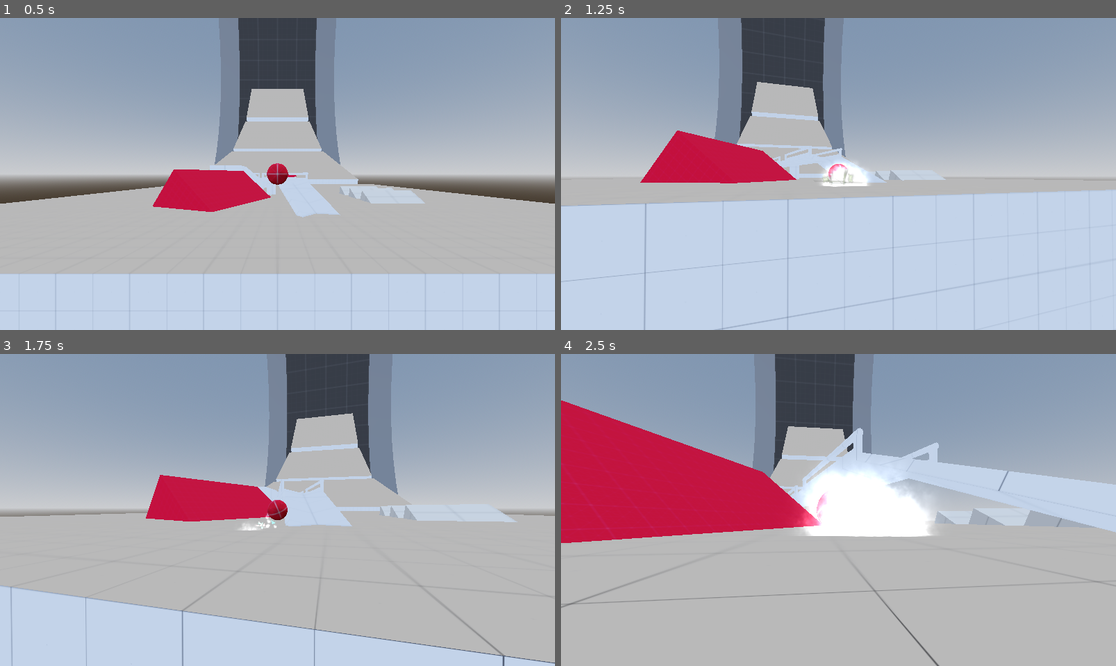
Above: before the commit, frames 1-4 (two rows, left to right).
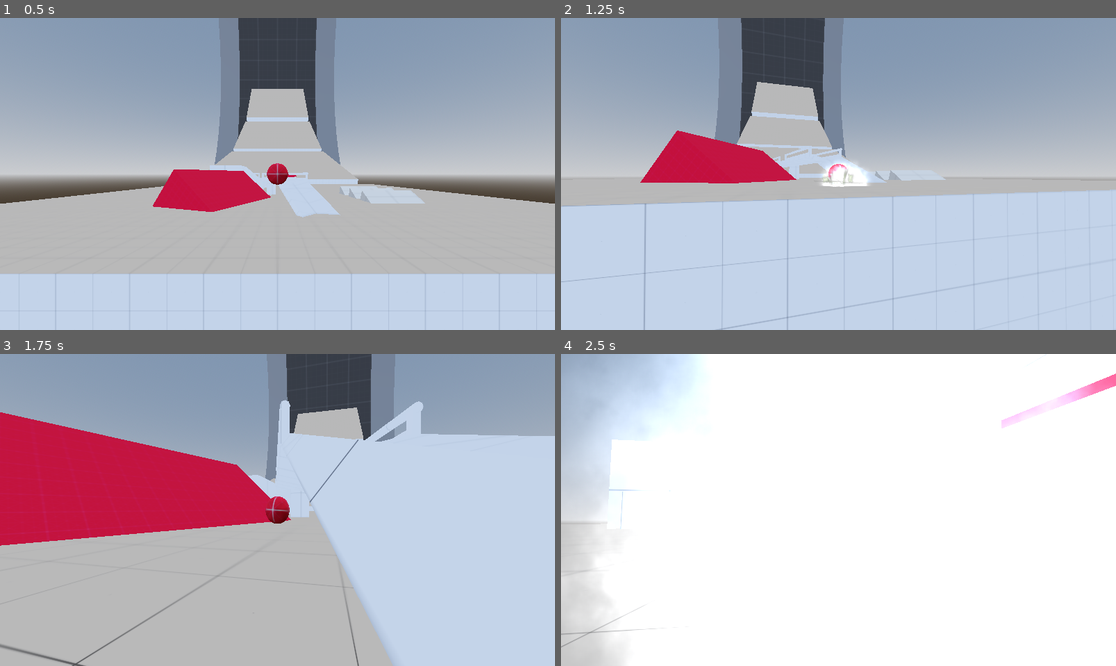
Above: after the commit, the same moments.

Repository: Bartticus/GMTK2025
Game: Godot game, scene res://Scenes/main/main.tscn
Same seed, same stepped clock (60 frames per second), same inputs: the game is played once before the commit and once after it.
Inputs (mouse positions are in pixels of both pictures, inside the frame that each line leads up to):
- Up to frame 1 (0.5 s): no input
- Up to frame 2 (1.25 s): move the mouse to (866, 174) at 0.52 s; hold W (forward) from 0.53 s (still down); hold Space (drift) from 0.53 s (still down)
- Up to frame 3 (1.75 s): keep holding W (forward); move the mouse to (249, 510) at 1.27 s; release Space (drift) at 1.28 s; tap Space (drift) at 1.35 s
- Up to frame 4 (2.5 s): keep holding W (forward); move the mouse to (849, 503) at 2.02 s; hold Mouse wheel down (wheel_down) from 2.03 s (still down); tap Space (drift) at 2.3 s

Frame 1 is identical in both runs. In frame 2, less than 0.1% of the frame differs, in the area x 0-99%, y 14-82%; in frame 3, 52%; in frame 4, 95%, in the area x 0-100%, y 0-100%.

Commit message:
Drift Improvements
Refined linear velocity, and added impulse boost to drift release
Added camera shake during drifting
Removed old camera and made movement based on camera horizontal pivot, so that movement won't have vertical push dependent on camera angle looking down at scene
(Holding S with strong linear velocity used to make ball float up from ground towards camera)
Changed ground drift sprite to hopefully make it compatible with web

Diff:
--- a/Scenes/marble/marble.gd
+++ b/Scenes/marble/marble.gd
@@ -4,12 +4,14 @@
 @export var max_angular_vel: float = 100
 @export var brake_force: float = 5
 @export_range(0.0, 1000.0, 10.0) var linear_force : float = 500.0
+@export var drifting_velocity_boost: float = 2.0
 
 @onready var visuals : Node3D = $Visuals
-@onready var camera_anchor: Node3D = $CameraAnchor
-@onready var camera: Camera3D = $SpringArmPivot/ThirdPersonCamera
-@onready var spring_arm_pivot: Node3D = $SpringArmPivot
+@onready var camera: Camera3D = $SpringArmPivotY/PivotX/ThirdPersonCamera
+@onready var spring_arm_pivot: Node3D = $SpringArmPivotY
 
+@onready var drifting_last_keyboard_f_force : Vector3 = Vector3.ZERO
+@onready var drifting_last_keyboard_h_force : Vector3 = Vector3.ZERO
 @onready var drift_fx : Node3D = $DriftFX
 @onready var particles: Node3D = $Particles
 @onready var spark_particles1: GPUParticles3D = $Particles/DriftSparkParticles1
@@ -29,7 +31,6 @@
 var input_vector: Vector3
 
 func _ready() -> void:
-	camera_anchor.top_level = true
 	groundDetection1.top_level = true
 	drift_fx.top_level = true
 
@@ -44,7 +45,6 @@
 	visuals.visuals_handler(delta)
 	audio_handler()
 
-	camera_anchor.global_position = global_position
 	drift_fx.global_position = global_position
 
 	groundDetection1.position = self.position
@@ -67,7 +67,7 @@
 		f_input = lerpf(fully_slowed_input.x, f_input, dir_diff_lerp)
 		h_input = lerpf(fully_slowed_input.y, h_input, dir_diff_lerp)
 
-	var camera_transform = camera.get_camera_transform()
+	var camera_transform = spring_arm_pivot.global_transform#camera.get_camera_transform()
 
 	var f_force = f_input * torque * delta * camera_transform.basis.x.normalized()
 	var h_force = h_input * torque * delta * camera_transform.basis.z.normalized()
@@ -80,21 +80,34 @@
 	angular_velocity.y = clampf(angular_velocity.y, -max_angular_vel, max_angular_vel)
 	angular_velocity.z = clampf(angular_velocity.z, -max_angular_vel, max_angular_vel)
 
-	if true:#abs(f_input) > 0.1 or abs(h_input) > 0.1:
-		var look_vec : Vector2 = Vector2(-input_vector.z, input_vector.x)
-		look_vec = look_vec.rotated(-camera.global_rotation.y)
-		drift_fx.current_move_rot = atan2(look_vec.y, -look_vec.x)
-	else:
-		drift_fx.current_move_rot = atan2(linear_velocity.z, -linear_velocity.x) + 1.5707963267949
-
 	f_force = f_input * linear_force * delta * camera_transform.basis.z.normalized()
 	h_force = h_input * linear_force * delta * camera_transform.basis.x.normalized()
 
 	apply_central_force(f_force)
 	apply_central_force(-h_force)
 
+
+	if abs(f_input) > 0.1 or abs(h_input) > 0.1:
+		var look_vec : Vector2 = Vector2(-input_vector.z, input_vector.x)
+		look_vec = look_vec.rotated(-camera.global_rotation.y)
+		drift_fx.current_move_rot = atan2(look_vec.y, -look_vec.x)
+		drifting_last_keyboard_f_force = f_force
+		drifting_last_keyboard_h_force = h_force
+	else:
+		drift_fx.current_move_rot = atan2(linear_velocity.z, -linear_velocity.x) + 1.5707963267949
+
+
+
 	#linear_velocity.x = clampf(linear_velocity.x, -max_velocity, max_velocity)
 	#linear_velocity.z = clampf(linear_velocity.z, -max_velocity, max_velocity)
+
+	if is_on_floor() and Input.is_action_just_released("drift"):
+		apply_central_impulse(drifting_last_keyboard_f_force*drifting_velocity_boost)
+		apply_central_impulse(-drifting_last_keyboard_h_force*drifting_velocity_boost)
+		drifting_last_keyboard_f_force = Vector3.ZERO
+		drifting_last_keyboard_h_force = Vector3.ZERO
+
+
 
 var new_friction: float = 0
 
@@ -118,6 +131,10 @@
 
 		drift_fx.currently_drifting = true
 		particle_handler(true)
+
+		var shake_amount : float = angular_velocity.length() / 20.0
+		shake_amount = min(shake_amount, 1.0)#now a lerp value between 0-1 where 1 is maximum torque braking
+		camera.camera_shake = lerpf(0.0, 0.7, shake_amount)
 
 	elif Input.is_action_just_released("drift"):
 		physics_material_override.friction = new_friction
--- a/Scenes/marble/marble.tscn
+++ b/Scenes/marble/marble.tscn
@@ -1,11 +1,10 @@
-[gd_scene load_steps=47 format=3 uid="uid://bo12c78cmhfo2"]
+[gd_scene load_steps=46 format=3 uid="uid://bo12c78cmhfo2"]
 
 [ext_resource type="Texture2D" uid="uid://cltj4mrbtrpao" path="res://Textures/texture_05.png" id="1_q4dig"]
 [ext_resource type="Script" uid="uid://b0af3bnnkqf4e" path="res://Scenes/marble/marble.gd" id="1_qlpfi"]
 [ext_resource type="Script" uid="uid://c4by3r2ovm4hr" path="res://Scenes/marble/visuals.gd" id="3_lpkg8"]
 [ext_resource type="Script" uid="uid://db5fnaevwh8s4" path="res://Scenes/marble/impact_fx.gd" id="4_mowa8"]
 [ext_resource type="Texture2D" uid="uid://bv4xqxdi0apg4" path="res://Thaddeus/FX/Tx_Burst_radial_01_MEDIUM.png" id="5_0ro2e"]
-[ext_resource type="Script" uid="uid://lr7yfx68wgra" path="res://Scenes/marble/camera.gd" id="6_whwca"]
 [ext_resource type="FastNoiseLite" uid="uid://dy1pf1f0gay07" path="res://Scenes/marble/camera_shake_noise.tres" id="7_a0fhv"]
 [ext_resource type="AudioStream" uid="uid://bvcqrvylv4j3e" path="res://Scenes/marble/Marble roll loop.wav" id="7_mlxtt"]
 [ext_resource type="Script" uid="uid://cgh2hm7ll7wn4" path="res://Scenes/marble/third_person_camera.gd" id="8_0ovb4"]
@@ -17,9 +16,9 @@
 [ext_resource type="Texture2D" uid="uid://dv5adohal76fj" path="res://Thaddeus/FX/Tx_Smoke_seq_02.png" id="13_55j5u"]
 [ext_resource type="Texture2D" uid="uid://csbbr8ircbd6u" path="res://Thaddeus/FX/Tx_Burst_directional_02_MEDIUM.png" id="13_i5nwi"]
 [ext_resource type="Texture2D" uid="uid://c8157rn7lsfb7" path="res://Thaddeus/FX/hexlinegradientlinesbeveled.png" id="13_o7fp8"]
+[ext_resource type="Texture2D" uid="uid://be3p3qb4avm62" path="res://Thaddeus/FX/frame02.png" id="14_470xv"]
 [ext_resource type="Texture2D" uid="uid://tootnw03vocd" path="res://Thaddeus/FX/Tx_Burst_radial_04.png" id="14_koch1"]
 [ext_resource type="Texture2D" uid="uid://dg4mufql1wdv7" path="res://Thaddeus/FX/ATS_Orna_Corner_174.png" id="14_ld4xo"]
-[ext_resource type="Texture2D" uid="uid://cfywbdb0h7pj0" path="res://Thaddeus/FX/frame_002_SMALL.png" id="15_47kih"]
 [ext_resource type="Script" uid="uid://7e2wfwwbg6rh" path="res://Scenes/marble/spring_arm_3d.gd" id="19_470xv"]
 
 [sub_resource type="PhysicsMaterial" id="PhysicsMaterial_vfrwj"]
@@ -206,7 +205,7 @@
 collision_layer = 2
 physics_material_override = SubResource("PhysicsMaterial_vfrwj")
 contact_monitor = true
-max_contacts_reported = 28
+max_contacts_reported = 500
 script = ExtResource("1_qlpfi")
 
 [node name="CollisionShape3D" type="CollisionShape3D" parent="."]
@@ -233,17 +232,6 @@
 texture = ExtResource("5_0ro2e")
 hframes = 2
 vframes = 2
-
-[node name="CameraAnchor" type="Node3D" parent="."]
-transform = Transform3D(1, 0, 0, 0, 0.93358, 0.358368, 0, -0.358368, 0.93358, 0, 0, 0)
-
-[node name="Camera3D" type="Camera3D" parent="CameraAnchor" node_paths=PackedStringArray("marble", "pivot")]
-transform = Transform3D(1, 0, 0, 0, 0.979439, -0.201745, 0, 0.201745, 0.979439, 0, 0.747906, 2.96204)
-far = 2000.0
-script = ExtResource("6_whwca")
-marble = NodePath("../..")
-pivot = NodePath("..")
-shake_noise = ExtResource("7_a0fhv")
 
 [node name="rollSFX" type="AudioStreamPlayer3D" parent="."]
 stream = ExtResource("7_mlxtt")
@@ -389,7 +377,7 @@
 transform = Transform3D(0.0304074, 0.0326968, -0.753678, 0.0612217, -0.751909, -0.03015, -0.751899, -0.0599002, -0.0329343, -0.0145507, -0.0245822, -0.000376509)
 sorting_offset = 4.0
 pixel_size = 0.003
-texture = ExtResource("15_47kih")
+texture = ExtResource("14_470xv")
 
 [node name="SmallSprite1" type="Sprite3D" parent="DriftFX/Sprites"]
 transform = Transform3D(0.151314, -0.779238, 0.608187, 0.970192, -0.000743762, -0.242333, 0.189288, 0.626726, 0.7559, 0.190598, -0.21991, 0.609154)
@@ -424,17 +412,19 @@
 modulate = Color(0, 0, 0, 0.439216)
 texture = ExtResource("13_o7fp8")
 
-[node name="SpringArmPivot" type="Node3D" parent="."]
+[node name="SpringArmPivotY" type="Node3D" parent="."]
 top_level = true
 script = ExtResource("19_470xv")
 
-[node name="SpringArm3D" type="SpringArm3D" parent="SpringArmPivot"]
+[node name="PivotX" type="Node3D" parent="SpringArmPivotY"]
+
+[node name="SpringArm3D" type="SpringArm3D" parent="SpringArmPivotY/PivotX"]
 shape = SubResource("SphereShape3D_0ovb4")
 spring_length = 10.0
 
-[node name="SpringPosition" type="Node3D" parent="SpringArmPivot/SpringArm3D"]
-
-[node name="ThirdPersonCamera" type="Camera3D" parent="SpringArmPivot" node_paths=PackedStringArray("spring_arm")]
+[node name="SpringPosition" type="Node3D" parent="SpringArmPivotY/PivotX/SpringArm3D"]
+
+[node name="ThirdPersonCamera" type="Camera3D" parent="SpringArmPivotY/PivotX" node_paths=PackedStringArray("spring_arm")]
 current = true
 script = ExtResource("8_0ovb4")
 spring_arm = NodePath("../SpringArm3D/SpringPosition")
--- a/Scenes/marble/spring_arm_3d.gd
+++ b/Scenes/marble/spring_arm_3d.gd
@@ -4,7 +4,8 @@
 @export_range(-90.0, 0.0, 0.1, "radians_as_degrees") var min_vertical_angle: float = -PI/2
 @export_range(0.0, 90.0, 0.1, "radians_as_degrees") var max_vertical_angle: float = PI/4
 
-@onready var spring_arm: SpringArm3D = $SpringArm3D
+@onready var pivot_x : Node3D = $PivotX
+@onready var spring_arm: SpringArm3D = $PivotX/SpringArm3D
 
 func _ready() -> void:
 	Input.mouse_mode = Input.MOUSE_MODE_CAPTURED
@@ -14,8 +15,8 @@
 		rotation.y -= event.relative.x * mouse_sensitivity
 		rotation.y = wrapf(rotation.y, 0.0, TAU)
 
-		rotation.x -= event.relative.y * mouse_sensitivity
-		rotation.x = clamp(rotation.x, min_vertical_angle, max_vertical_angle)
+		pivot_x.rotation.x -= event.relative.y * mouse_sensitivity
+		pivot_x.rotation.x = clamp(pivot_x.rotation.x, min_vertical_angle, max_vertical_angle)
 
 	if event.is_action_pressed("wheel_up") and spring_arm.spring_length >= 5:
 		spring_arm.spring_length -= 1
--- a/Scenes/marble/visuals.gd
+++ b/Scenes/marble/visuals.gd
@@ -25,7 +25,7 @@
 
 func impact(intensity : float = 0.0, contact_position : Vector3 = Vector3.ZERO, normal : Vector3 = Vector3.ZERO)->void:#intensity is 0-1
 	squash_timer = squash_length
-	squash_intensity = lerpf(0.0, 0.5, intensity)
+	squash_intensity = lerpf(0.0, 1.5, intensity)
 
 	marble.camera.camera_shake = 1.0
 
Binary file added: Thaddeus/FX/frame02.png
Not shown, changed: Thaddeus/FX/frame02.png.import
Binary file removed: Thaddeus/FX/frame_002_SMALL.png
